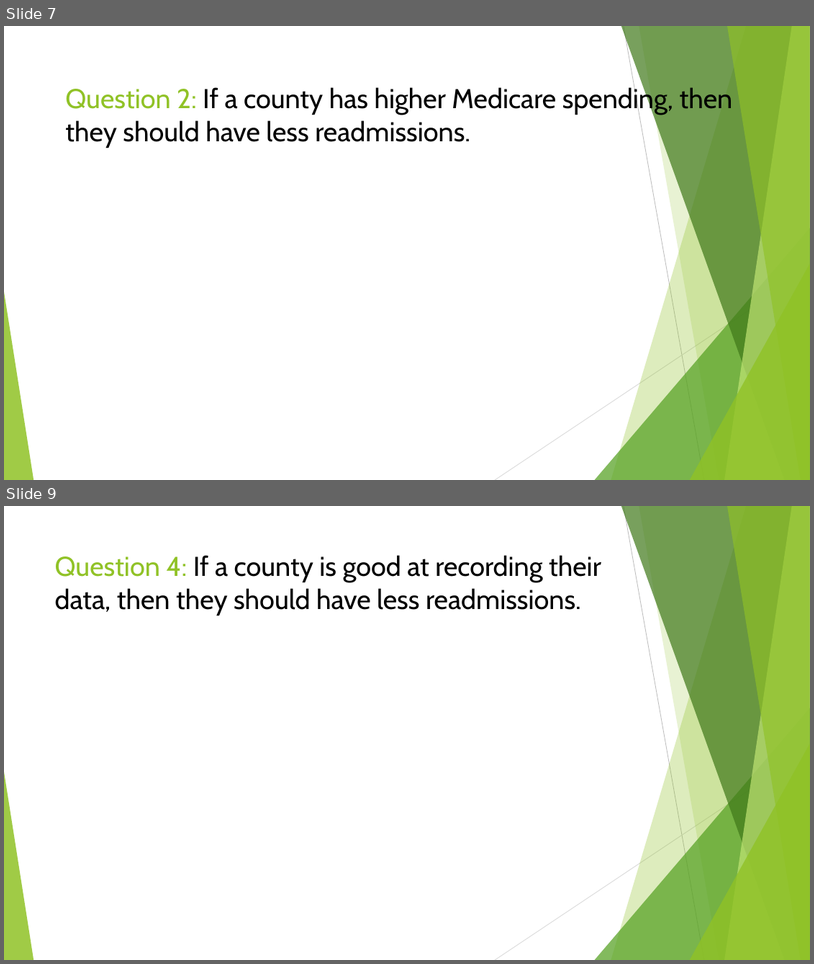
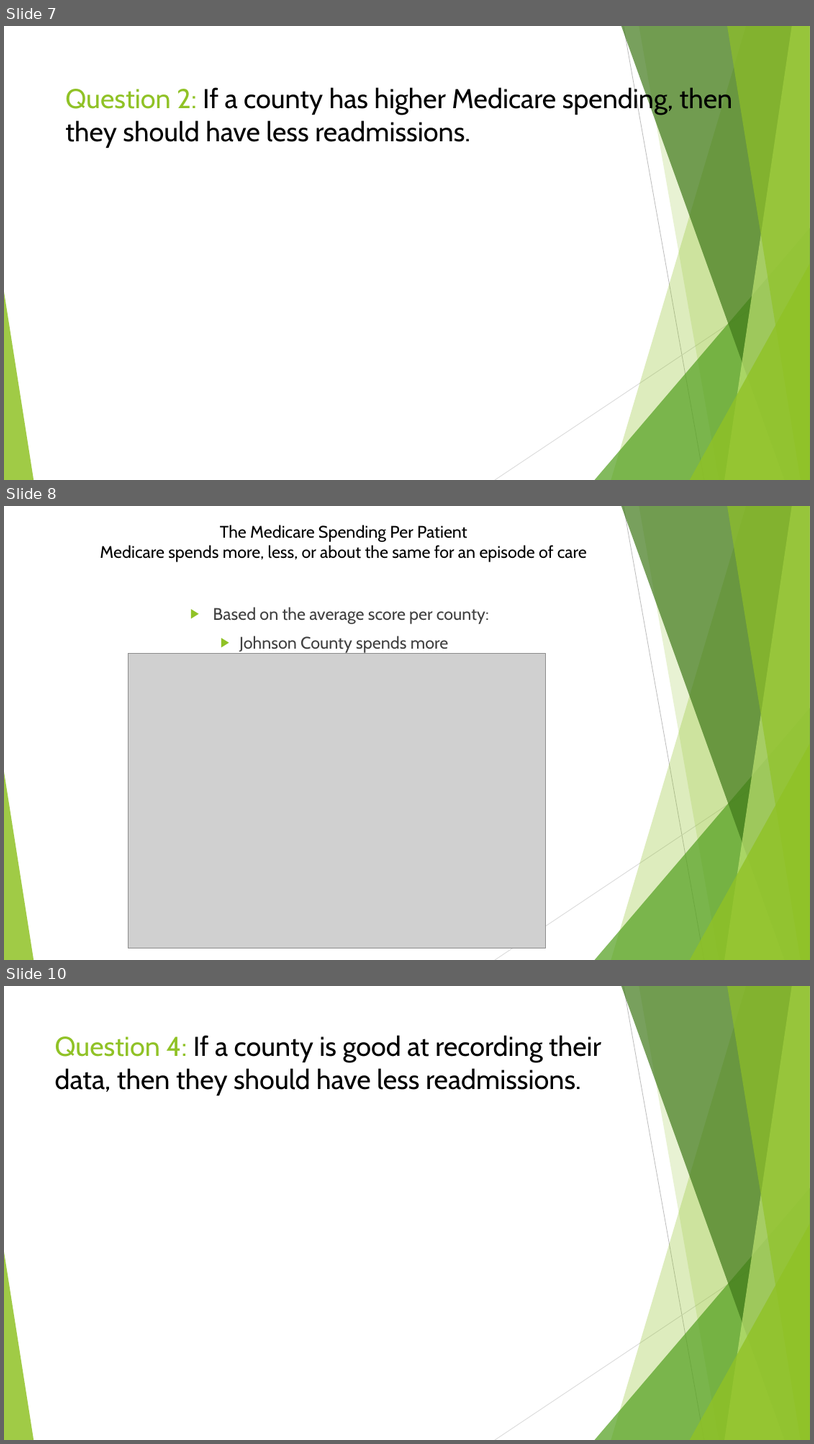
Before and after one commit to TedMur/SnakeBait, a slide deck: SnakeBitePresentation.pptx. Shown one above the other, each under a label of ours: slides 7 and 9 before the commit, slides 7, 8 and 10 after it; the slides between them are not shown. The pictures are 814x964 and 814x1444 pixels, drawn with LibreOffice and Linux fonts; fonts in the diff are those of the drawing; grey boxes stand for pictures. Boxes give left, top, right and bottom in pixels: in the first picture for what was removed or moved away, otherwise in the second. Text is boxed around its words. In the diff, an @@ line names an element or a change of style, - is before the commit and + after.

```diff
--- a/SnakeBitePresentation.pptx
+++ b/SnakeBitePresentation.pptx
@@ slide 8 added at box(4, 506, 810, 960), background #FFFFFF; not listed: 10 template elements that a slide beside it also shows @@
@@ text added at box(100, 525, 587, 562), 20 pt, text #000000 @@
+The Medicare Spending Per Patient
+Medicare spends more, less, or about the same for an episode of care
@@ text added at box(213, 607, 489, 653), 20 pt, text #404040 @@
+▶ Based on the average score per county:
+  ▶ Johnson County spends more
@@ picture added at box(129, 654, 546, 947) @@
@@ what was slide 9 is now slide 10 @@
```
Also in this commit, not shown: 1 slide changed.
